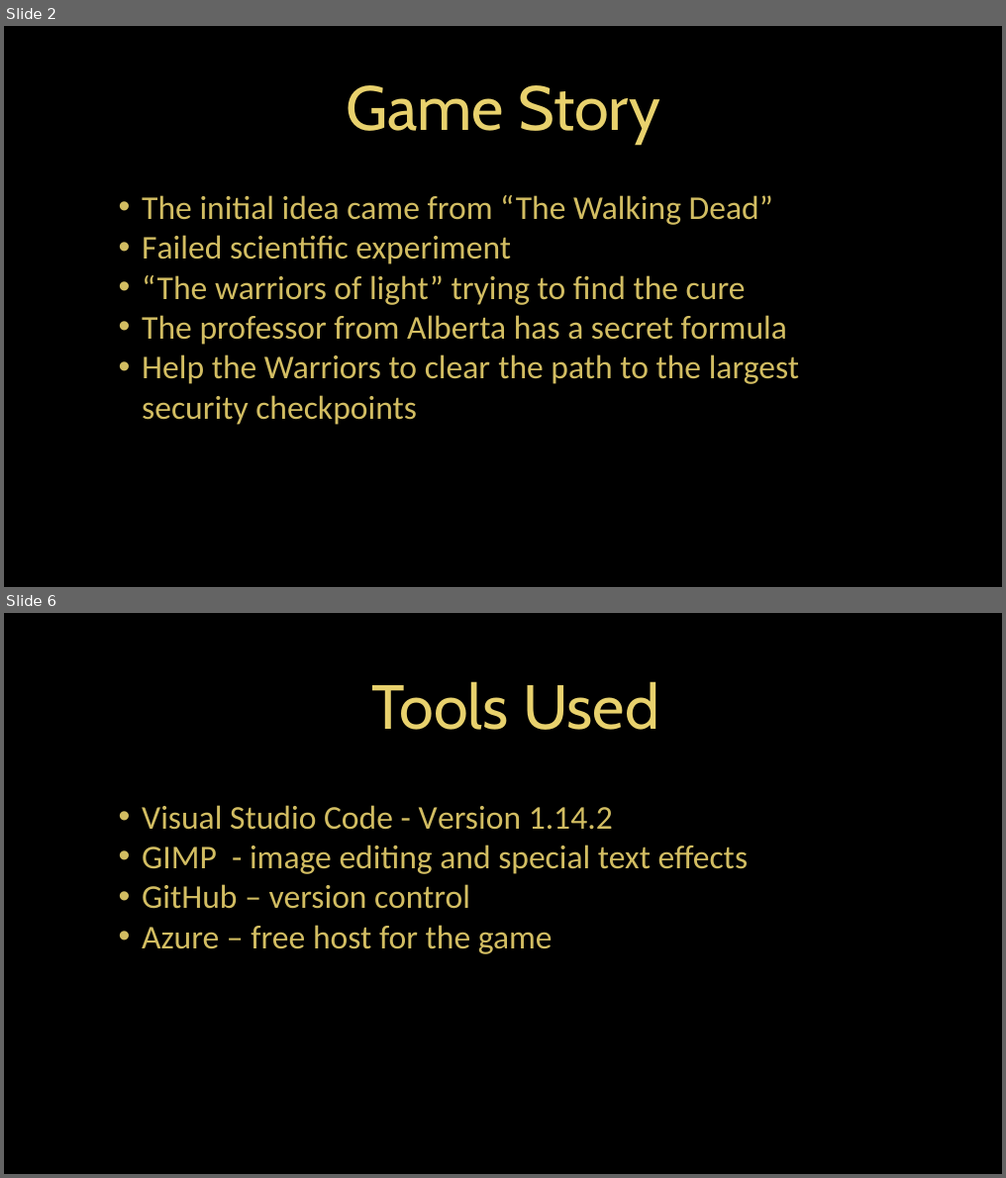
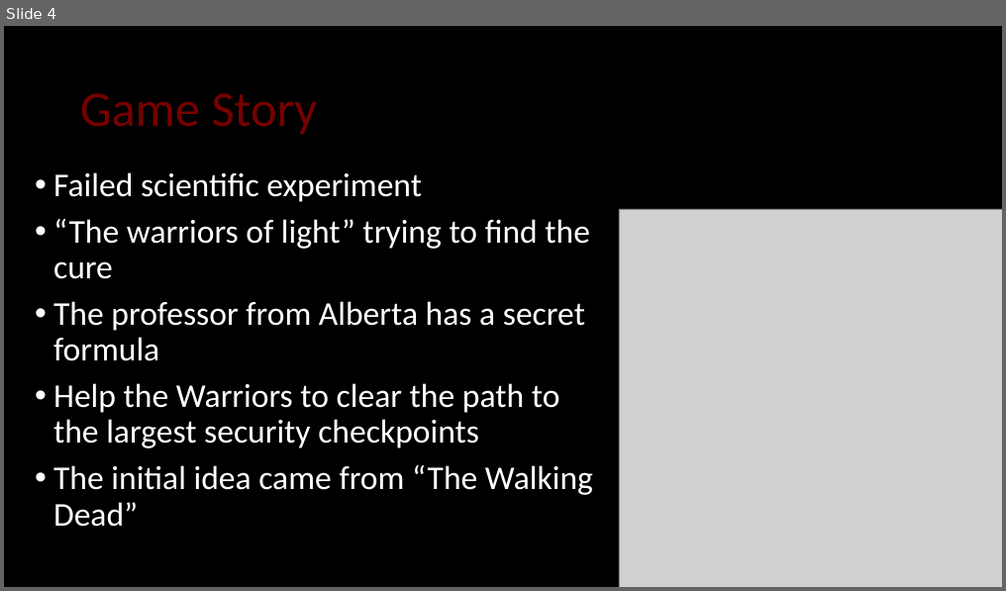
Before and after one commit to Ostapa/COMP397-TermProject, a slide deck: COMP397_Presentation.pptx. Shown one above the other, each under a label of ours: slides 2 and 6 before the commit, slide 4 after it; the slides between them are not shown. The pictures are 1006x1178 and 1006x591 pixels, drawn with LibreOffice and Linux fonts; fonts in the diff are those of the drawing; grey boxes stand for pictures; background and template pictures are left out. Boxes give left, top, right and bottom in pixels: in the first picture for what was removed or moved away, otherwise in the second. Text is boxed around its words. In the diff, an @@ line names an element or a change of style, - is before the commit and + after.

```diff
--- a/COMP397_Presentation.pptx
+++ b/COMP397_Presentation.pptx
@@ slide 6 removed at bbox=[4, 613, 1002, 1174], background picture (left out) @@
@@ text removed at bbox=[371, 681, 659, 730] @@
-Tools Used
@@ text removed at bbox=[142, 805, 748, 955] @@
-• Visual Studio Code - Version 1.14.2
-• GIMP - image editing and special text effects
-• GitHub – version control
-• Azure – free host for the game
@@ what was slide 2 is now slide 4 @@
@@ slide 4 changed as well @@
@@ title "Game Story" at bbox=[80, 93, 318, 134]: size 60 to 48 pt, font Cabin to Calibri, text colour #E8D16D to #770000; alignment centre to left @@
@@ text "Failed scientific experiment": place and size @@
-text "Failed scientific experiment" at bbox=[142, 195, 799, 425]
+text "Failed scientific experiment" at bbox=[54, 173, 593, 527]
@@ text at bbox=[54, 173, 590, 449]: text colour #D2BD62 to #FFFFFF in "Failed scientific experiment", "“The warriors of light” trying to find ...", "The professor from Alberta has a secret ...", "Help the Warriors to clear the path ..."; indent changed; line spacing 1 to 0.9; more space between paragraphs @@
@@ text at bbox=[142, 195, 773, 225]: paragraph removed @@
-• The initial idea came from “The Walking Dead”
@@ picture added at bbox=[619, 209, 1002, 587] @@
@@ text at bbox=[54, 466, 593, 527]: paragraph added @@
+• The initial idea came from “The Walking Dead”
```
Also in this commit, not shown: 1 other slide changed, 4 slides added, 4 other slides removed, 41 other files.
